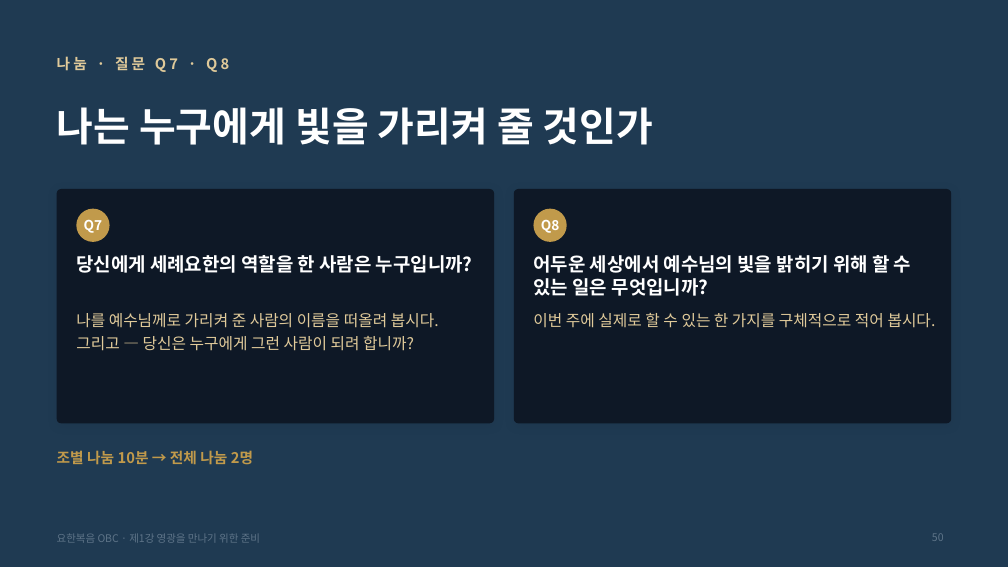
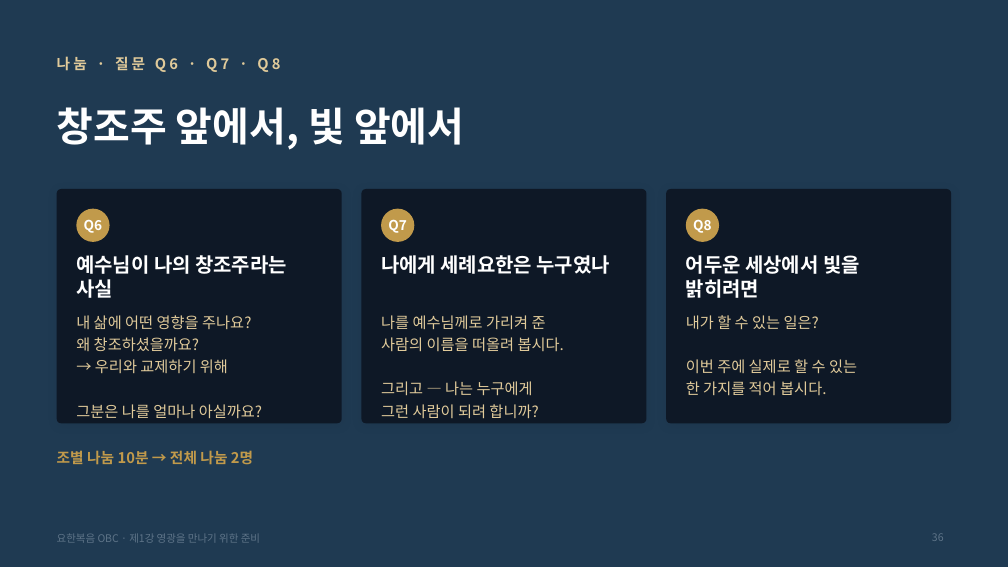
Before and after one commit to mio-modu/bible_GospelofJohn, a slide deck: slide 36 of dist/요한복음_1강_영광을_만나기_위한_준비.pptx (slide 50 before the commit). Drawn at 1008x567 pixels with LibreOffice and Linux fonts; fonts in the diff are those of the drawing. Boxes give left, top, right and bottom in pixels: in the first picture for what was removed or moved away, otherwise in the second. Text is boxed around its words. In the diff, an @@ line names an element or a change of style, - is before the commit and + after.

```diff
--- a/dist/요한복음_1강_영광을_만나기_위한_준비.pptx
+++ b/dist/요한복음_1강_영광을_만나기_위한_준비.pptx
@@ text at bbox=[57, 56, 229, 72]: text changed @@
-나눔 · 질문 Q7 · Q8
+나눔 · 질문 Q6 · Q7 · Q8
@@ title at bbox=[57, 107, 464, 150]: text changed @@
-나는 누구에게 빛을 가리켜 줄 것인가
+창조주 앞에서, 빛 앞에서
@@ rounded rectangle: place and size @@
-rounded rectangle at bbox=[57, 189, 495, 423]
+rounded rectangle at bbox=[57, 189, 342, 423]
@@ rounded rectangle added at bbox=[361, 189, 647, 423], fill #0E1826 @@
@@ text "Q7": place and size @@
-text "Q7" at bbox=[84, 219, 103, 233]
+text "Q7" at bbox=[388, 219, 407, 233]
@@ ellipse added at bbox=[381, 209, 414, 242], fill #C19A4B @@
@@ rounded rectangle: place and size @@
-rounded rectangle at bbox=[514, 189, 952, 423]
+rounded rectangle at bbox=[666, 189, 951, 423]
@@ text "Q8": place and size @@
-text "Q8" at bbox=[541, 220, 560, 233]
+text "Q8" at bbox=[693, 219, 712, 233]
@@ ellipse: place and size @@
-ellipse at bbox=[534, 209, 567, 242]
+ellipse at bbox=[686, 209, 719, 242]
@@ text added at bbox=[84, 219, 103, 233], 13 pt, text #FFFFFF, bold @@
+Q6
@@ text added at bbox=[76, 255, 287, 298], 19 pt, text #FFFFFF, bold @@
+예수님이 나의 창조주라는 사실
@@ text at bbox=[381, 255, 610, 274]: text changed; size 18 to 19 pt @@
-당신에게 세례요한의 역할을 한 사람은 누구입니까?
+나에게 세례요한은 누구였나
@@ text at bbox=[686, 255, 860, 298]: text changed; size 18 to 19 pt @@
-어두운 세상에서 예수님의 빛을 밝히기 위해 할 수 있는 일은 무엇입니까?
+어두운 세상에서 빛을 밝히려면
@@ text added at bbox=[76, 315, 262, 418], 14.5 pt, text #E0CA9A @@
+내 삶에 어떤 영향을 주나요?
+왜 창조하셨을까요?
+→ 우리와 교제하기 위해
+그분은 나를 얼마나 아실까요?
@@ text at bbox=[381, 315, 564, 419]: text changed; size 15 to 14.5 pt @@
-나를 예수님께로 가리켜 준 사람의 이름을 떠올려 봅시다.
-그리고 — 당신은 누구에게 그런 사람이 되려 합니까?
+나를 예수님께로 가리켜 준
+사람의 이름을 떠올려 봅시다.
+그리고 — 나는 누구에게
+그런 사람이 되려 합니까?
@@ text at bbox=[686, 315, 857, 396]: text changed; size 15 to 14.5 pt @@
-이번 주에 실제로 할 수 있는 한 가지를 구체적으로 적어 봅시다.
+내가 할 수 있는 일은?
+이번 주에 실제로 할 수 있는
+한 가지를 적어 봅시다.
```
Also in this commit, not shown: 27 other slides changed, 16 slides removed, 8 other files.
